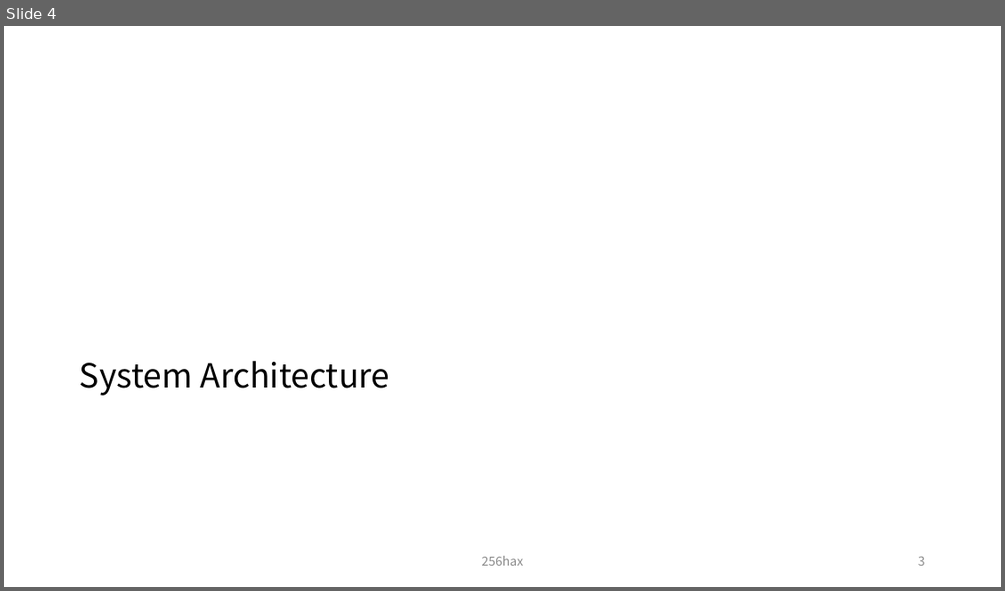
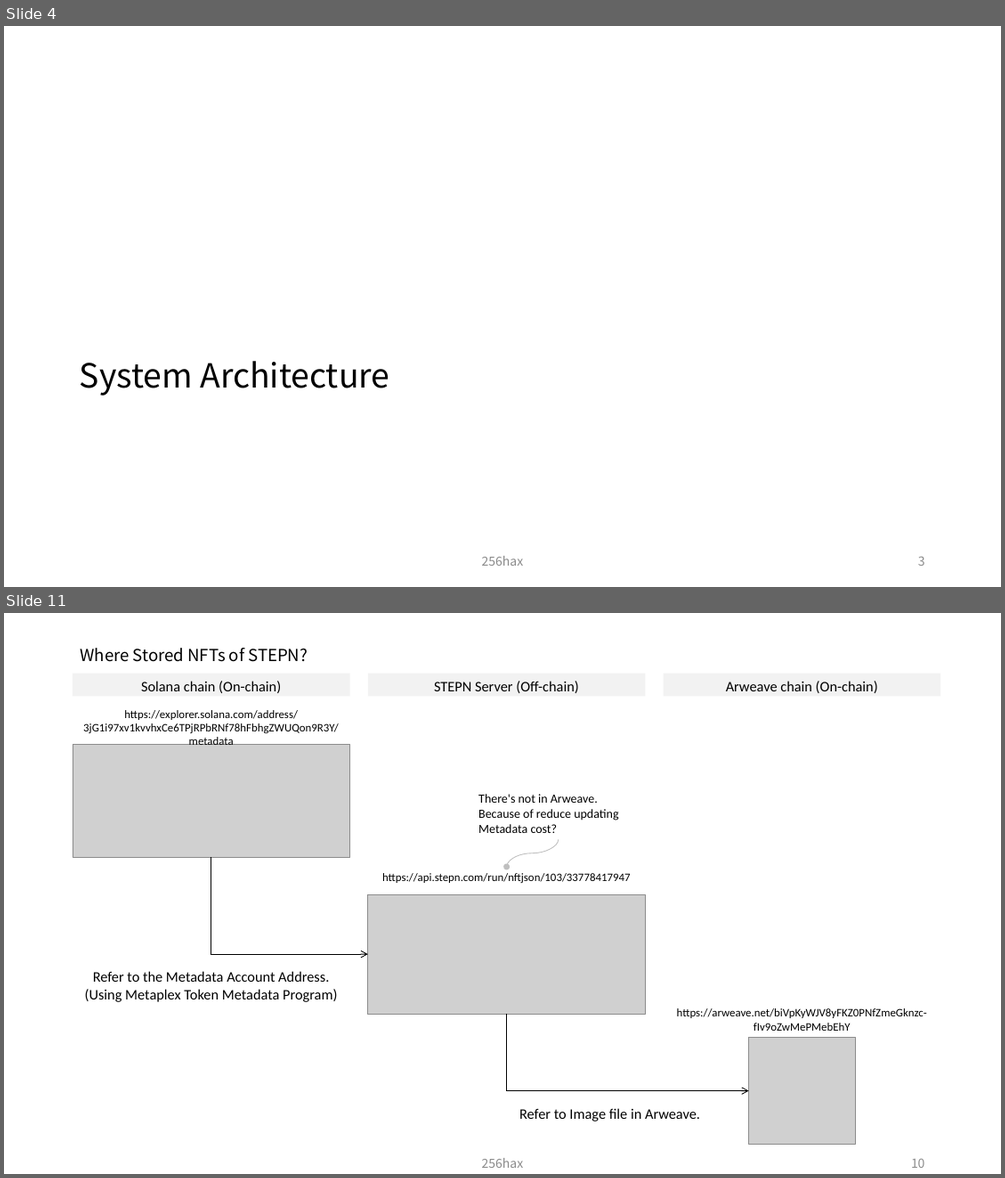
Before and after one commit to legendaryangelist/solana-anchor-react-essential, a slide deck: docs/Solana_Blockchain_Outline_Figure.pptx. Shown one above the other, each under a label of ours: slide 4 before the commit, slides 4 and 11 after it; the slides between them are not shown. The pictures are 1005x591 and 1005x1178 pixels, drawn with LibreOffice and Linux fonts; fonts in the diff are those of the drawing; grey boxes stand for pictures. Boxes give left, top, right and bottom in pixels: in the first picture for what was removed or moved away, otherwise in the second. Text is boxed around its words. In the diff, an @@ line names an element or a change of style, - is before the commit and + after.

Commit message:
docs: add X to Earn section(ex: STEPN)

```diff
--- a/docs/Solana_Blockchain_Outline_Figure.pptx
+++ b/docs/Solana_Blockchain_Outline_Figure.pptx
@@ slide 11 added at [4, 613, 1001, 1174], background #FFFFFF @@
@@ title added at [80, 648, 307, 662], 16 pt, text #000000 @@
+Where Stored NFTs of STEPN?
@@ rectangle added at [73, 673, 350, 696], fill #F2F2F2, 14 pt, text #000000 @@
+Solana chain (On-chain)
@@ rectangle added at [368, 673, 646, 696], fill #F2F2F2, 14 pt, text #000000 @@
+STEPN Server (Off-chain)
@@ rectangle added at [663, 673, 941, 696], fill #F2F2F2, 14 pt, text #000000 @@
+Arweave chain (On-chain)
@@ text added at [83, 710, 339, 745], 11 pt, text #000000 @@
+https://explorer.solana.com/address/3jG1i97xv1kvvhxCe6TPjRPbRNf78hFbhgZWUQon9R3Y/metadata
@@ picture added at [73, 745, 350, 857] @@
@@ text added at [478, 794, 618, 833], 12 pt, text #000000 @@
+There's not in Arweave.
+Because of reduce updating Metadata cost?
@@ curved arrow added from (558, 840) to (507, 867), #BFBFBF 0.75 pt @@
@@ elbow arrow added from (211, 857) to (368, 954), #000000 0.75 pt @@
@@ text added at [382, 873, 631, 883], 11 pt, text #000000 @@
+https://api.stepn.com/run/nftjson/103/33778417947
@@ picture added at [368, 894, 646, 1013] @@
@@ text added at [85, 971, 337, 1002], 14 pt, text #000000 @@
+Refer to the Metadata Account Address.
+(Using Metaplex Token Metadata Program)
@@ text added at [677, 1008, 927, 1030], 11 pt, text #000000 @@
+https://arweave.net/biVpKyWJV8yFKZ0PNfZmeGknzc-fIv9oZwMePMebEhY
@@ elbow arrow added from (507, 1013) to (749, 1091), #000000 0.75 pt @@
@@ picture added at [749, 1038, 856, 1144] @@
@@ text added at [519, 1108, 700, 1121], 14 pt, text #000000 @@
+Refer to Image file in Arweave.
@@ text added at [482, 1158, 524, 1167], 12 pt, text #8C8C8C @@
+256hax
@@ page number added at [911, 1158, 925, 1167], 12 pt, text #8C8C8C @@
+10
```
Also in this commit, not shown: 33 slides changed, 5 other slides added.
